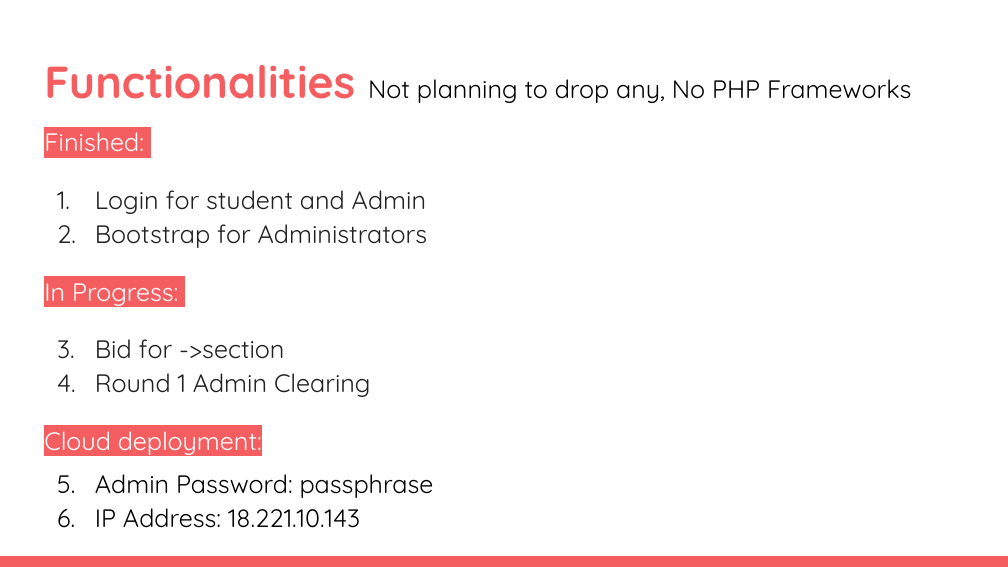
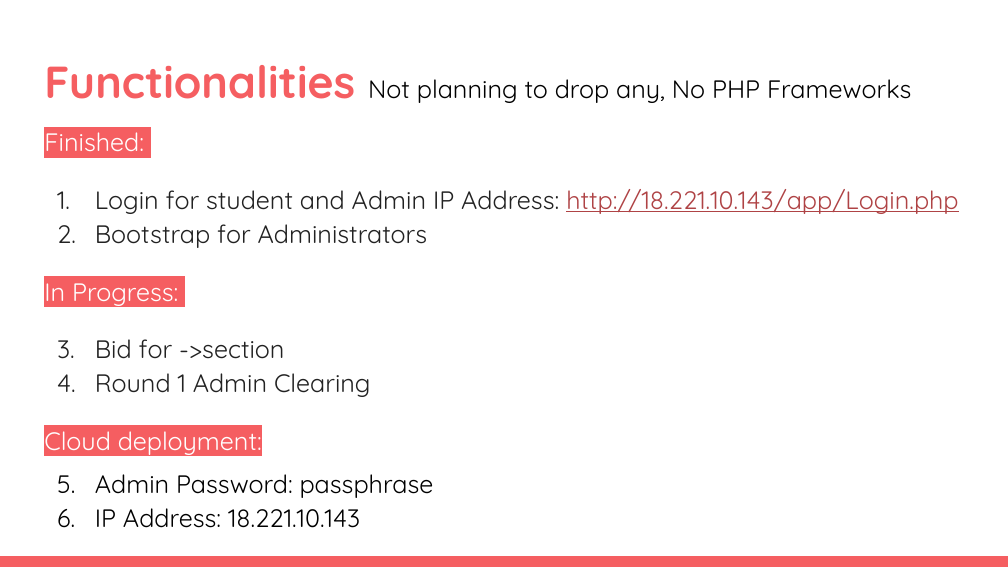
Before and after one commit to one-ice/IS212-Software-Project-Management, a slide deck: slide 2 of presentations/PM Review.pptx. Drawn at 1008x567 pixels with LibreOffice and Linux fonts; fonts in the diff are those of the drawing. Boxes give left, top, right and bottom in pixels: in the first picture for what was removed or moved away, otherwise in the second. Text is boxed around its words. In the diff, an @@ line names an element or a change of style, - is before the commit and + after.

```diff
--- a/presentations/PM Review.pptx
+++ b/presentations/PM Review.pptx
@@ text at [95, 189, 958, 214]: text changed; text colour #222222 to #AF4345 @@
-1. Login for student and Admin
+1. Login for student and Admin IP Address: http://18.221.10.143/app/Login.php
```
Also in this commit, not shown: 8 other slides changed.
